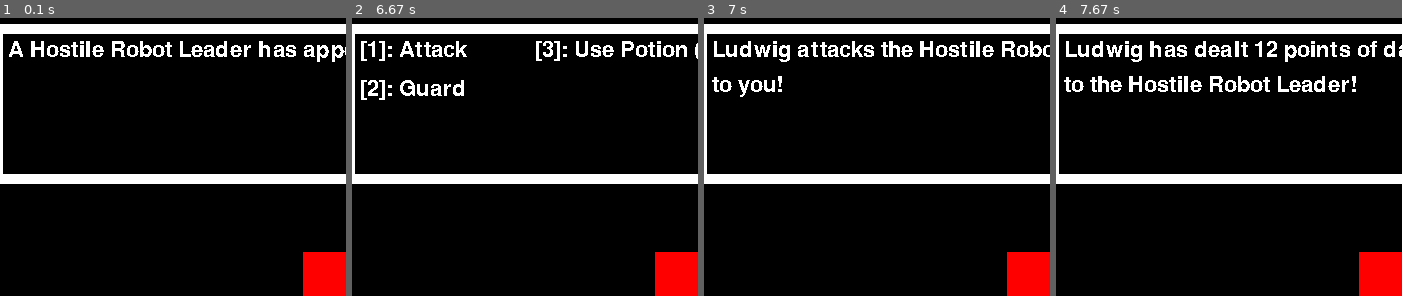
Above: before the commit, frames 1-4 (left to right).
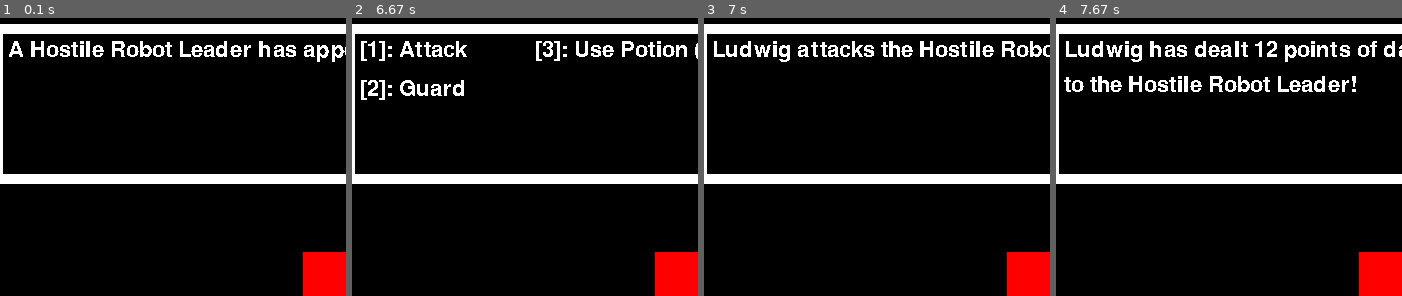
Above: after the commit, the same moments.

Repository: eduardoluis11/final-project-cs50-python
Game: pygame game, started from project.py
Two runs of this game, one before a commit and one after it. Both use one fixed random seed, a clock stepped at 60 frames per second and the inputs below.
Inputs:
- Up to frame 1 (0.1 s): no input
- Up to frame 2 (6.67 s): tap Z at 0.33, 1.07, 1.37, 1.57, 1.9, 2.2, 3.3, 3.63, 3.93, 4.8, 5.1, 5.47, 5.87, 6.17 s; tap 1 at 0.67 s; tap 2 at 2.9 s; tap 3 at 4.4 s
- Up to frame 3 (7 s): tap 1 at 6.8 s
- Up to frame 4 (7.67 s): tap 1 at 7.2 s; tap Z at 7.28 s
The pictures show only the part of the screen within x 2-52%, y 0-50%; the shares and areas given below are measured in that part.

Frames 1-2 are identical in both runs. In frame 3, 0.4% of the frame differs, in the area x 2-23%, y 20-29%; in frame 4, nothing differs.

Commit message:
BUGGY: Rendering Game Over
I’m correctly getting a game over if I lose all of my HP, and I'm printing a battle message that says "Game Over", but I’m rendering negative HP for the player on my UI. Also, I never say the “the enemy has dealt you such and such points of damage!” Right after the “the enemy attacks you” message, I got the game over screen once he dealt enough damage to defeat me.

Diff:
--- a/project.py
+++ b/project.py
@@ -496,12 +496,11 @@
                     is_players_turn = True
                     is_enemys_turn = False
 
-
-
                 # If it's the player's turn
                 if is_players_turn:
 
-                    # If the user presses a "confirmation" key ("Z") while the "enemy has appeared" message is being displayed
+                    # If the user presses a "confirmation" key ("Z") while the "enemy has appeared" message is being
+                    # displayed.
                     if event.key == pygame.K_z and display_battle_intro_message:
                         # This will turn the boolean that displays the "enemy has appeared!" message to "False"
                         display_battle_intro_message = False
@@ -529,6 +528,8 @@
 
                                 # This updates the battle message to indicate that the player attacked the enemy
                                 battle_message = f"{player.name} attacks the {enemy.name}!"
+
+                                battle_message_2 = ""  # Second line of the battle message (empty)
 
                                 # DEBUG: print "you attacked"
                                 print(f"{player.name} attacks the enemy!")
@@ -722,6 +723,29 @@
         #             # This shows how much damage you've dealt to the enemy
         #             battle_message = "You've dealt 15 points of damage to the enemy!"
 
+        # If the player loses all of their health points, show a "Game Over" screen
+        if player.health_points <= 0:
+
+            # I want the player's HP to be equal to 0 if it's a negative number
+            if player.health_points < 0:
+
+                player.health_points = 0
+
+            # I will render "Game Over" in a battle message
+            battle_message = "You've lost all of your Health Points, and became unconscious."
+            battle_message_2 = "GAME OVER"
+
+            # This should overwrite the battle message surface with the new battle message after any action in the game.
+            battle_messages_surface = game_font.render(battle_message, False, 'White')
+
+            # This renders the text for the current battle message
+            game_window.blit(battle_messages_surface, battle_messages_rectangle)
+
+            # This renders the second line of text if the text is too long
+            battle_messages_2_surface = game_font.render(battle_message_2, False, 'White')
+            game_window.blit(battle_messages_2_surface, battle_messages_2_rectangle)
+
+
         # This should render the game's window, and every sprite
         pygame.display.update()
 
